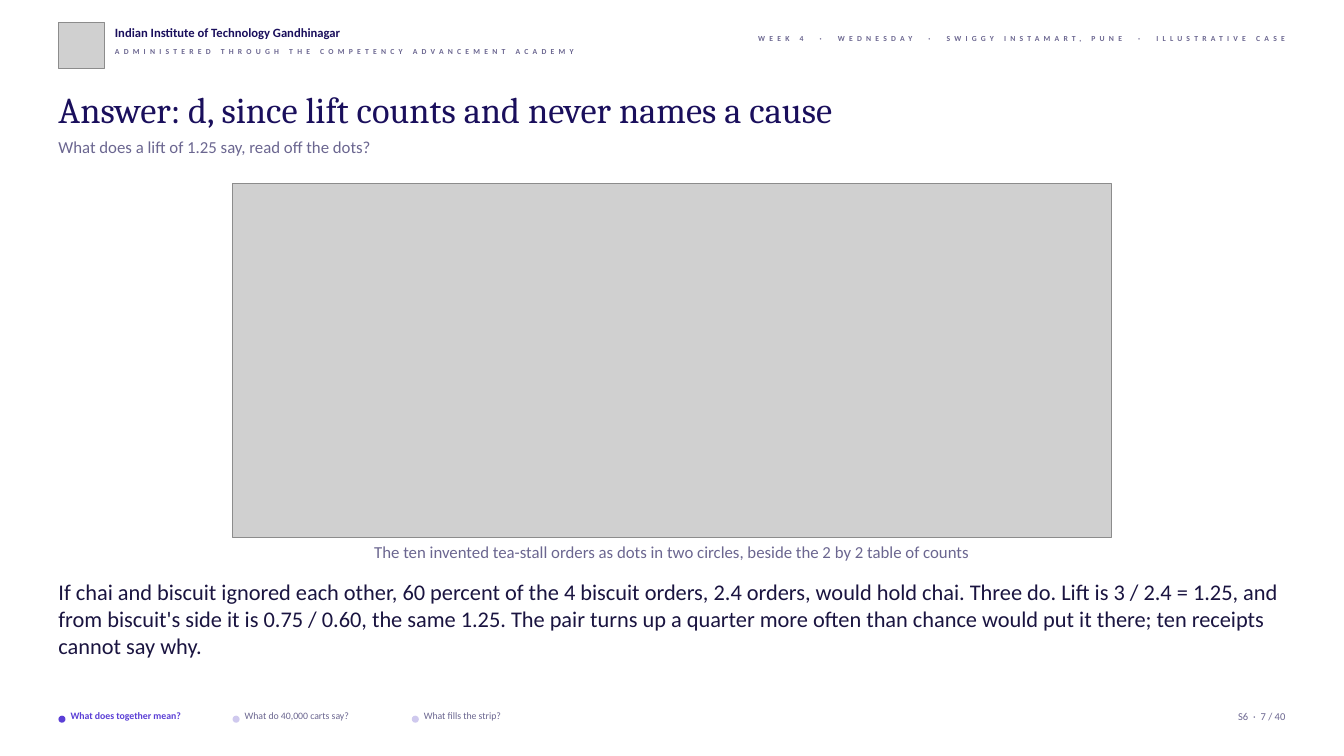
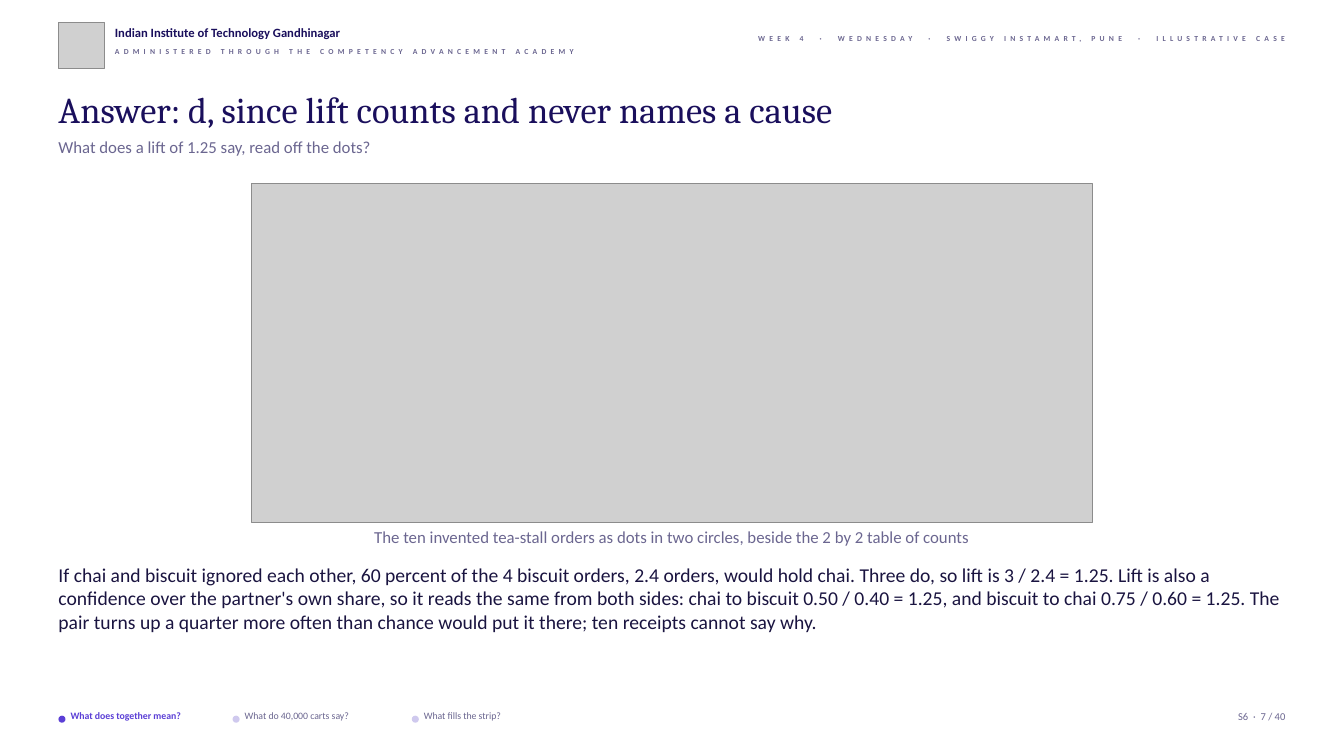
Before and after one commit to fde-academy-lab/c2-content-factory, a slide deck: slide 7 of content/W04/D3/slides/C2_W04_D03_half1_STUDENT.pptx. Drawn at 1344x756 pixels with LibreOffice and Linux fonts; fonts in the diff are those of the drawing; grey boxes stand for pictures; background and template pictures are left out. Boxes give left, top, right and bottom in pixels: in the first picture for what was removed or moved away, otherwise in the second. Text is boxed around its words. In the diff, an @@ line names an element or a change of style, - is before the commit and + after.

```diff
--- a/content/W04/D3/slides/C2_W04_D03_half1_STUDENT.pptx
+++ b/content/W04/D3/slides/C2_W04_D03_half1_STUDENT.pptx
@@ picture: place and size @@
-picture at box(233, 184, 1111, 538)
+picture at box(252, 184, 1093, 523)
@@ text "The ten invented tea-stall orders ...": place and size @@
-text "The ten invented tea-stall orders ..." at box(374, 546, 968, 561)
+text "The ten invented tea-stall orders ..." at box(374, 531, 968, 546)
@@ text at box(58, 568, 1280, 632): text changed; size 16 to 14 pt @@
-If chai and biscuit ignored each other, 60 percent of the 4 biscuit orders, 2.4 orders, would hold chai. Three do. Lift is 3 / 2.4 = 1.25, and from biscuit's side it is 0.75 / 0.60, the same 1.25. The pair turns up a quarter more often than chance would put it there; ten receipts cannot say why.
+If chai and biscuit ignored each other, 60 percent of the 4 biscuit orders, 2.4 orders, would hold chai. Three do, so lift is 3 / 2.4 = 1.25. Lift is also a confidence over the partner's own share, so it reads the same from both sides: chai to biscuit 0.50 / 0.40 = 1.25, and biscuit to chai 0.75 / 0.60 = 1.25. The pair turns up a quarter more often than chance would put it there; ten receipts cannot say why.
```
Also in this commit, not shown: 22 other slides changed, 5 other files.
